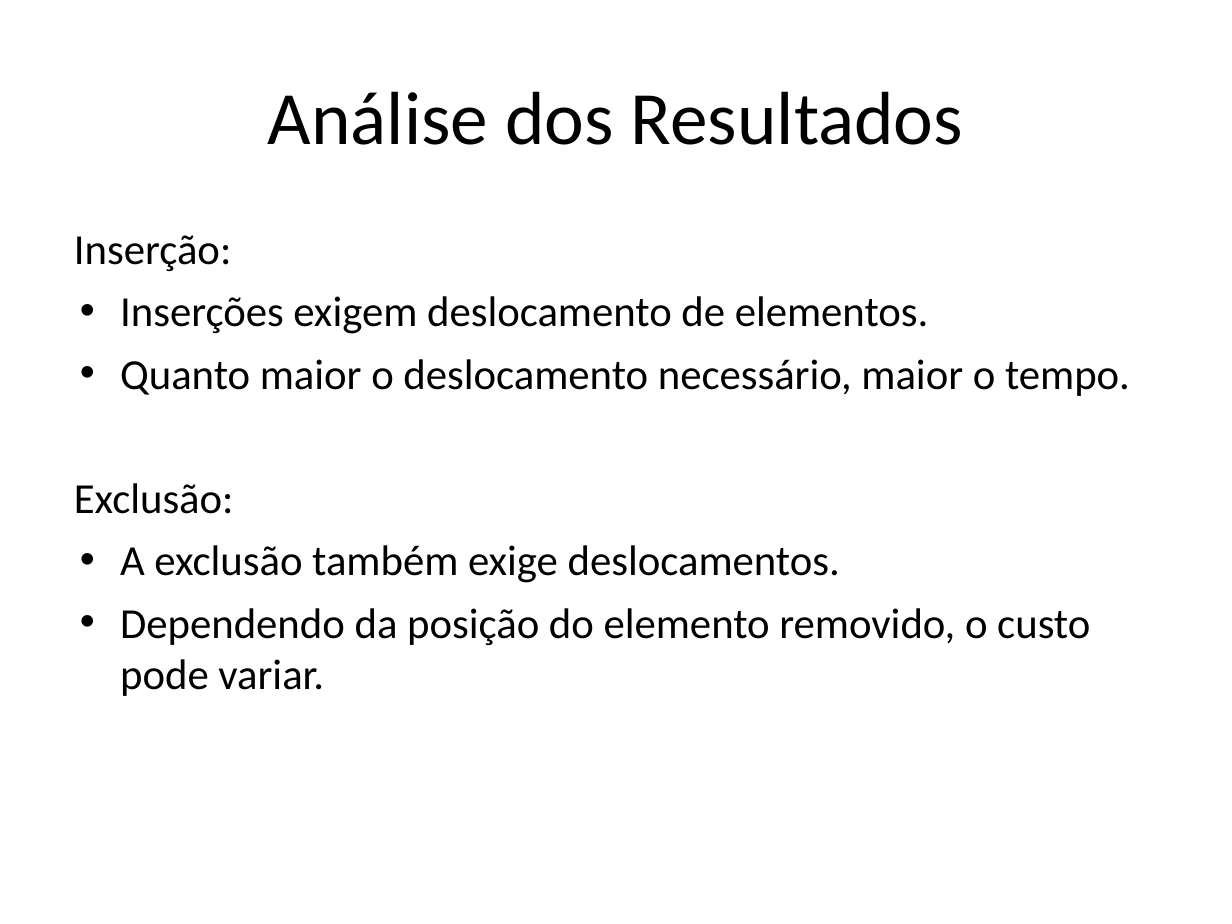
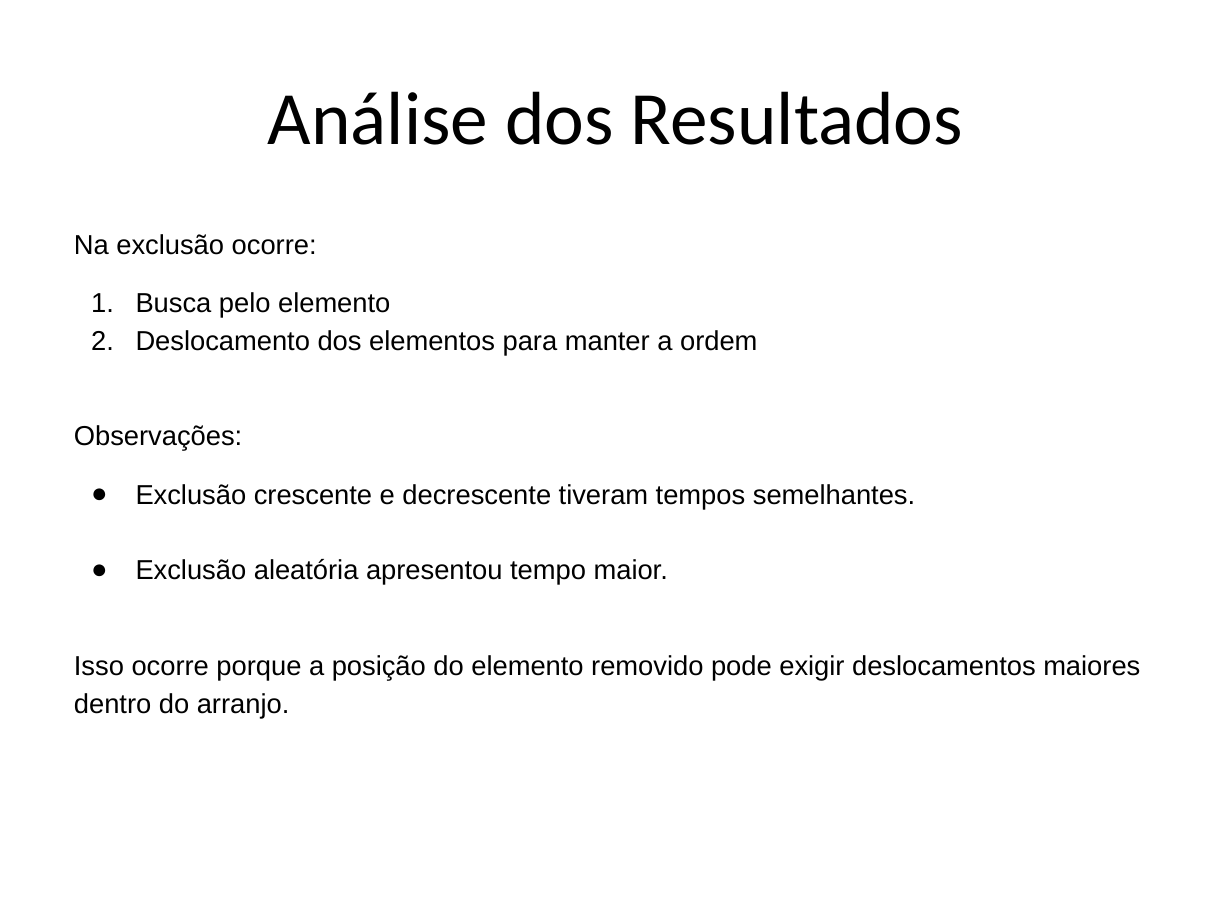
Before and after one commit to Anderson-LS-Oliveira/ArranjoOrdenado, a slide deck: slide 10 of Arranjo_Ordenado.pptx (slide 7 before the commit). Drawn at 1232x924 pixels with LibreOffice and Linux fonts; fonts in the diff are those of the drawing. Boxes give left, top, right and bottom in pixels: in the first picture for what was removed or moved away, otherwise in the second. Text is boxed around its words. In the diff, an @@ line names an element or a change of style, - is before the commit and + after.

```diff
--- a/Arranjo_Ordenado.pptx
+++ b/Arranjo_Ordenado.pptx
@@ text at <box>74,234,1140,719</box>: text changed; size 25 to 16 pt; font Calibri to Arial @@
-Inserção:
-• Inserções exigem deslocamento de elementos.
-• Quanto maior o deslocamento necessário, maior o tempo.
-Exclusão:
-• A exclusão também exige deslocamentos.
-• Dependendo da posição do elemento removido, o custo pode variar.
+Na exclusão ocorre:
+1. Busca pelo elemento
+2. Deslocamento dos elementos para manter a ordem
+Observações:
+● Exclusão crescente e decrescente tiveram tempos semelhantes.
+● Exclusão aleatória apresentou tempo maior.
+Isso ocorre porque a posição do elemento removido pode exigir deslocamentos maiores dentro do arranjo.
```
Also in this commit, not shown: 5 other slides changed, 4 slides added, 1 slide removed.
